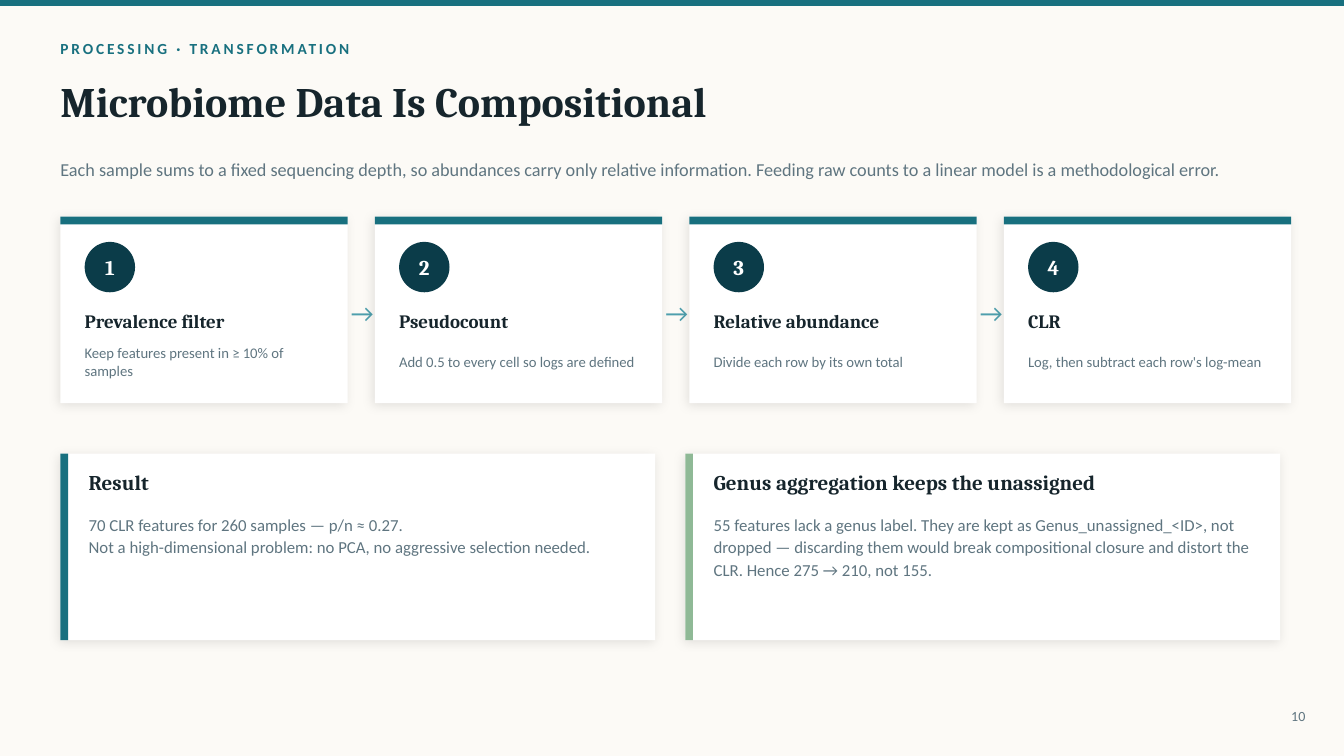
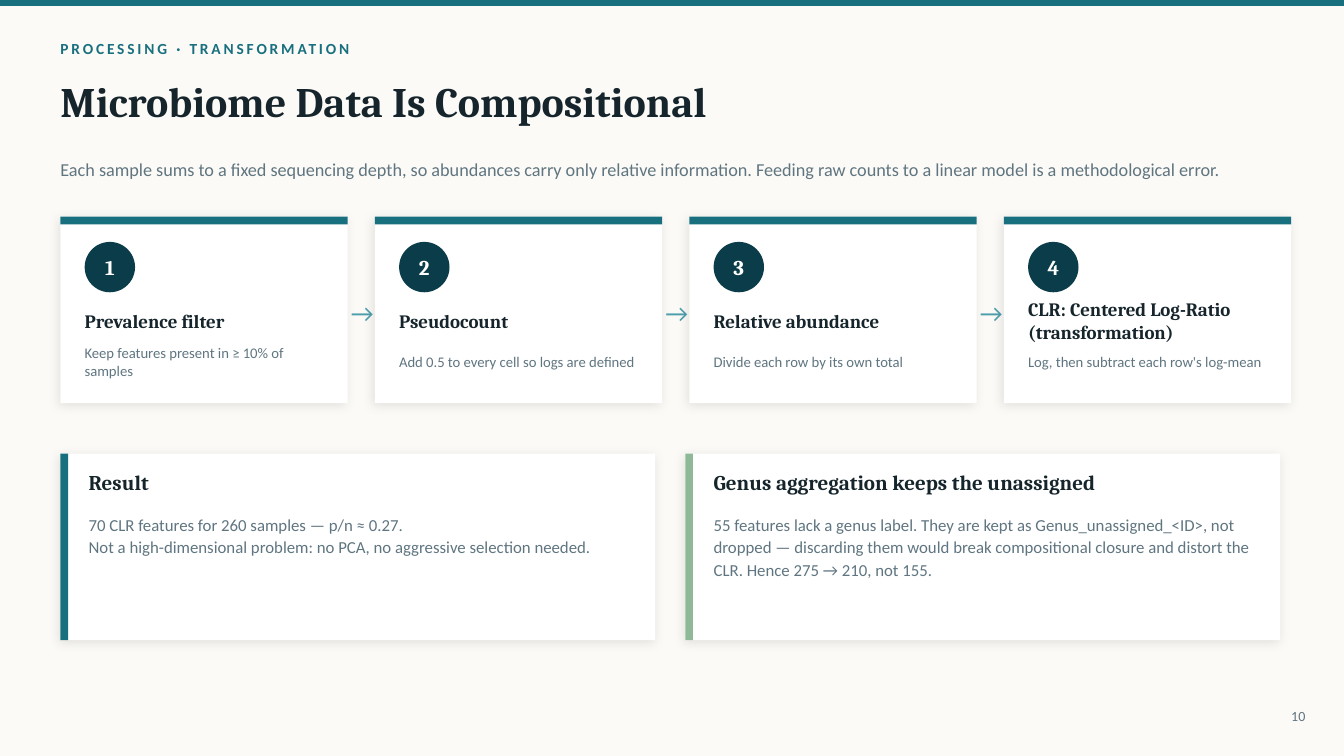
Before and after one commit to pengsihua2023/Christina-machine-learning-project, a slide deck: slide 10 of slides/Influenza_Microbiome_ML_Overview.pptx. Drawn at 1344x756 pixels with LibreOffice and Linux fonts; fonts in the diff are those of the drawing. Boxes give left, top, right and bottom in pixels: in the first picture for what was removed or moved away, otherwise in the second. Text is boxed around its words. In the diff, an @@ line names an element or a change of style, - is before the commit and + after.

```diff
--- a/slides/Influenza_Microbiome_ML_Overview.pptx
+++ b/slides/Influenza_Microbiome_ML_Overview.pptx
@@ text at [1028,303,1230,342]: text changed @@
-CLR
+CLR: Centered Log-Ratio (transformation)
```
Also in this commit, not shown: 11 other slides changed, 4 other files.
